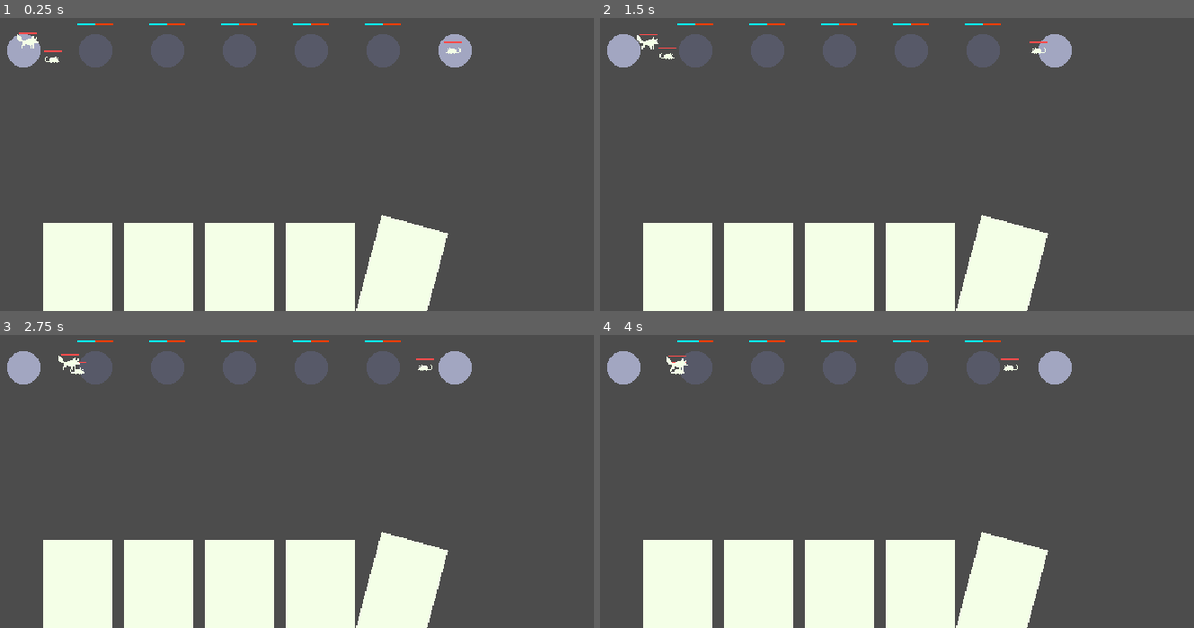
Above: before the commit, frames 1-4 (two rows, left to right).
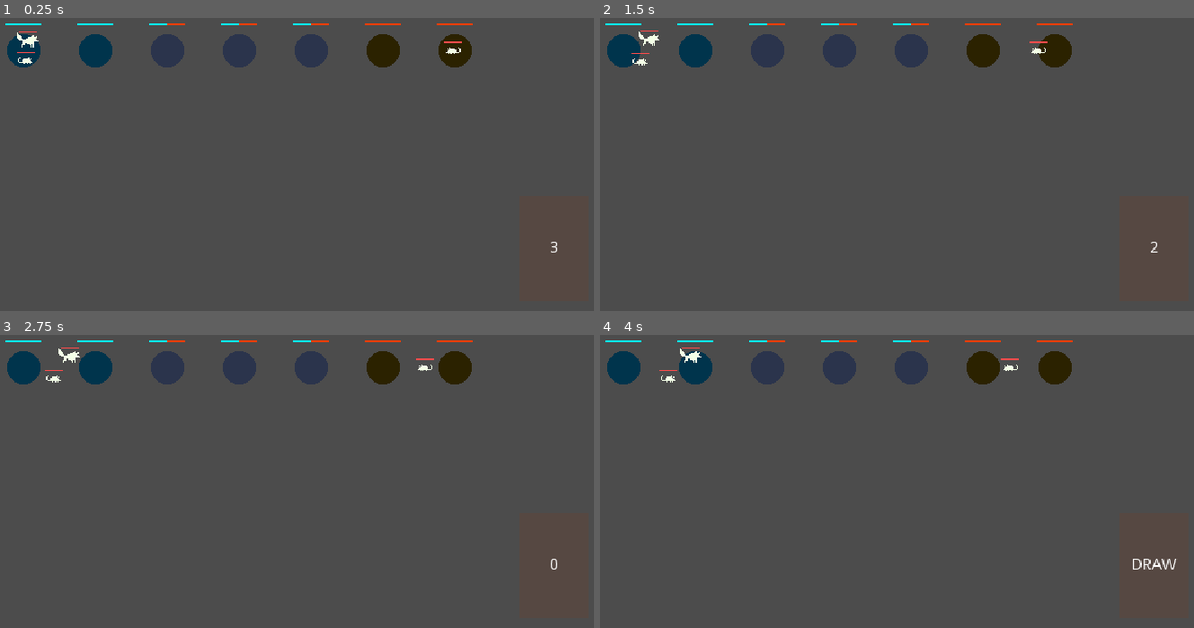
Above: after the commit, the same moments.

Repository: uheartbeast/The-Golden-Egg
Game: Godot game, scene res://Battle.tscn
The game is run twice, just before and just after one commit, with the same random seed, the same clock (stepped at 60 frames per second) and the same inputs.
Inputs (mouse positions are in pixels of both pictures, inside the frame that each line leads up to):
- Up to frame 1 (0.25 s): no input
- Up to frame 2 (1.5 s): move the mouse to (997, 88) at 0.52 s; press the mouse at (997, 88) at 0.53 s; move the mouse to (695, 129) at 1.27 s; release the mouse at (695, 129) at 1.28 s; click (695, 129) at 1.35 s
- Up to frame 3 (2.75 s): move the mouse to (308, 337) at 2.02 s; press the mouse at (308, 337) at 2.03 s
- Up to frame 4 (4 s): move the mouse to (801, 507) at 2.77 s; release the mouse at (801, 507) at 2.78 s; click (801, 507) at 2.85 s; move the mouse to (1057, 487) at 3.52 s; press the mouse at (1057, 487) at 3.53 s

The runs differ from the first frame. In frame 1, 21% of the frame differs, in the area x 0-94%, y 1-100%; in frame 2, 21%; in frame 3, 21%; in frame 4, 21%, in the area x 0-98%, y 1-100%.

Commit message:
Added the ability to draw cards and a simple victory screen

Diff:
--- /dev/null
+++ b/Battle.gd
@@ -0,0 +1,35 @@
+extends YSort
+
+const Rat = preload("res://Creatures/Creature.tscn")
+
+onready var playerBase: = $Base
+onready var enemyBase: = $Base2
+onready var baseOutline: = $Base/BaseOutline
+
+func _physics_process(delta):
+	baseOutline.visible = (ReferenceStash.selectedCard is Card)
+
+func create_creature(Creature, alliance, stats):
+	var base = playerBase
+	if alliance == Unit.ALLIANCE.FOE: base = enemyBase
+	if not base: return null
+	var creature = Creature.instance()
+	creature.alliance = alliance
+	creature.stats = stats.duplicate()
+	add_child(creature)
+	creature.global_position = base.global_position + Vector2(rand_range(-2, 2), rand_range(-2, 2))
+	return creature
+
+func _on_EnemyTimer_timeout():
+	create_creature(Rat, Unit.ALLIANCE.FOE, load("res://Creatures/RatStats.tres"))
+
+func _on_Base_input_event(viewport, event, shape_idx):
+	if event.is_action_pressed("mouse_left"):
+		var card = ReferenceStash.selectedCard
+		if card is Card:
+			var unit = create_creature(Rat, Unit.ALLIANCE.FRIEND, card.creatureStats.duplicate())
+			card.queue_free()
+			ReferenceStash.selectedCard = null
+
+func _on_Base2_tree_exited():
+	get_tree().change_scene("res://Screens/VictoryScreen.tscn")
--- a/Battle.tscn
+++ b/Battle.tscn
@@ -1,59 +1,55 @@
-[gd_scene load_steps=6 format=2]
+[gd_scene load_steps=10 format=2]
 
-[ext_resource path="res://Battle/Base.png" type="Texture" id=1]
+[ext_resource path="res://Battle/Base.tscn" type="PackedScene" id=1]
 [ext_resource path="res://Battle/Tower.tscn" type="PackedScene" id=2]
-[ext_resource path="res://Battle/Card.png" type="Texture" id=3]
+[ext_resource path="res://CardStack.tscn" type="PackedScene" id=3]
 [ext_resource path="res://Creatures/Creature.tscn" type="PackedScene" id=4]
 [ext_resource path="res://Creatures/WolfStats.tres" type="Resource" id=5]
+[ext_resource path="res://Battle.gd" type="Script" id=6]
+[ext_resource path="res://Hand.tscn" type="PackedScene" id=7]
+[ext_resource path="res://CreatureDeck.tres" type="Resource" id=8]
+[ext_resource path="res://Battle/BaseOutline.png" type="Texture" id=9]
 
-[node name="Battle" type="Node2D"]
+[node name="Battle" type="YSort"]
+script = ExtResource( 6 )
 
-[node name="Base" type="Sprite" parent="."]
+[node name="Base" parent="." instance=ExtResource( 1 )]
 position = Vector2( 128, 128 )
-texture = ExtResource( 1 )
+collision_mask = 0
+alliance = 0
 
-[node name="Base2" type="Sprite" parent="."]
-position = Vector2( 512, 128 )
-texture = ExtResource( 1 )
+[node name="BaseOutline" type="Sprite" parent="Base"]
+texture = ExtResource( 9 )
 
 [node name="Tower" parent="." instance=ExtResource( 2 )]
 position = Vector2( 192, 128 )
+collision_layer = 2
+alliance = 0
 
 [node name="Tower2" parent="." instance=ExtResource( 2 )]
 position = Vector2( 256, 128 )
+collision_layer = 2
 
 [node name="Tower3" parent="." instance=ExtResource( 2 )]
 position = Vector2( 320, 128 )
+collision_layer = 2
 
 [node name="Tower4" parent="." instance=ExtResource( 2 )]
 position = Vector2( 384, 128 )
+collision_layer = 2
 
 [node name="Tower5" parent="." instance=ExtResource( 2 )]
 position = Vector2( 448, 128 )
+collision_layer = 2
+alliance = 2
 
-[node name="Card" type="Sprite" parent="."]
-position = Vector2( 176, 328 )
-texture = ExtResource( 3 )
-
-[node name="Card2" type="Sprite" parent="."]
-position = Vector2( 248, 328 )
-texture = ExtResource( 3 )
-
-[node name="Card3" type="Sprite" parent="."]
-position = Vector2( 320, 328 )
-texture = ExtResource( 3 )
-
-[node name="Card4" type="Sprite" parent="."]
-position = Vector2( 392, 328 )
-texture = ExtResource( 3 )
-
-[node name="Card5" type="Sprite" parent="."]
-position = Vector2( 464, 328 )
-rotation = 0.261799
-texture = ExtResource( 3 )
+[node name="Base2" parent="." instance=ExtResource( 1 )]
+position = Vector2( 512, 128 )
+collision_mask = 0
+alliance = 2
 
 [node name="Creature" parent="." instance=ExtResource( 4 )]
-position = Vector2( 152, 136 )
+position = Vector2( 128, 136 )
 
 [node name="Creature2" parent="." instance=ExtResource( 4 )]
 position = Vector2( 512, 128 )
@@ -62,3 +58,28 @@
 [node name="Creature3" parent="." instance=ExtResource( 4 )]
 position = Vector2( 128, 120 )
 stats = ExtResource( 5 )
+
+[node name="Cards" type="Node" parent="."]
+
+[node name="Hand" parent="Cards" instance=ExtResource( 7 )]
+margin_left = -112.0
+margin_top = -88.0
+margin_right = 112.0
+margin_bottom = 8.0
+grow_horizontal = 2
+mouse_filter = 2
+
+[node name="CardStack" parent="Cards" instance=ExtResource( 3 )]
+margin_left = 568.0
+margin_top = 256.0
+margin_right = 632.0
+margin_bottom = 352.0
+deck = ExtResource( 8 )
+
+[node name="EnemyTimer" type="Timer" parent="."]
+wait_time = 10.0
+autostart = true
+
+[connection signal="input_event" from="Base" to="." method="_on_Base_input_event"]
+[connection signal="tree_exited" from="Base2" to="." method="_on_Base2_tree_exited"]
+[connection signal="timeout" from="EnemyTimer" to="." method="_on_EnemyTimer_timeout"]
--- /dev/null
+++ b/Battle/Base.gd
@@ -0,0 +1,12 @@
+extends Tower
+class_name Base
+
+var starting_alliance
+
+func set_alliance(value):
+	.set_alliance(value)
+	if starting_alliance and starting_alliance != alliance:
+		queue_free()
+
+func _ready():
+	starting_alliance = alliance
--- /dev/null
+++ b/Battle/Base.tscn
@@ -0,0 +1,8 @@
+[gd_scene load_steps=3 format=2]
+
+[ext_resource path="res://Battle/Tower.tscn" type="PackedScene" id=1]
+[ext_resource path="res://Battle/Base.gd" type="Script" id=2]
+
+[node name="Base" instance=ExtResource( 1 )]
+collision_layer = 2
+script = ExtResource( 2 )
--- /dev/null
+++ b/Battle/SpeedBuff.gd
@@ -0,0 +1,7 @@
+extends Area2D
+
+func _on_SpeedBuff_area_entered(area):
+	if not owner is Tower: return
+
+func _on_SpeedBuff_area_exited(area):
+	if not owner is Tower: return
--- /dev/null
+++ b/Battle/SpeedBuff.tscn
@@ -0,0 +1,17 @@
+[gd_scene load_steps=3 format=2]
+
+[ext_resource path="res://Battle/SpeedBuff.gd" type="Script" id=1]
+
+[sub_resource type="CircleShape2D" id=1]
+radius = 32.0
+
+[node name="SpeedBuff" type="Area2D"]
+collision_layer = 0
+collision_mask = 0
+script = ExtResource( 1 )
+
+[node name="CollisionShape2D" type="CollisionShape2D" parent="."]
+shape = SubResource( 1 )
+
+[connection signal="area_entered" from="." to="." method="_on_SpeedBuff_area_entered"]
+[connection signal="area_exited" from="." to="." method="_on_SpeedBuff_area_exited"]
--- a/Battle/Tower.gd
+++ b/Battle/Tower.gd
@@ -5,7 +5,8 @@
 
 var alliance_meter = MAX_ALLIANCE_METER/2 setget set_alliance_meter
 
-onready var progressBar = $ProgressBar
+onready var progressBar: = $ProgressBar
+onready var sprite: = $Sprite
 
 func set_alliance_meter(value):
 	alliance_meter = clamp(value, 0, MAX_ALLIANCE_METER)
@@ -13,11 +14,27 @@
 	if progressBar:
 		progressBar.value = alliance_meter
 	if alliance_meter >= MAX_ALLIANCE_METER:
-		alliance = ALLIANCE.FRIEND
-		self.modulate = Color.aqua
+		self.alliance = ALLIANCE.FRIEND
 	if alliance_meter <= 0:
-		alliance = ALLIANCE.FOE
-		self.modulate = Color.orange
+		self.alliance = ALLIANCE.FOE
+
+func set_alliance(value):
+	alliance = value
+	var progressBar = find_node("ProgressBar")
+	if not progressBar: return
+	var sprite = find_node("Sprite")
+	match alliance:
+		ALLIANCE.FRIEND:
+			sprite.self_modulate = Color.aqua
+			progressBar.value = MAX_ALLIANCE_METER
+
+		ALLIANCE.NEUTRAL:
+			sprite.self_modulate = Color.gray
+			progressBar.value = MAX_ALLIANCE_METER/2
+
+		ALLIANCE.FOE:
+			sprite.self_modulate = Color.orange
+			progressBar.value = 0
 
 func _ready():
 	progressBar.max_value = MAX_ALLIANCE_METER
--- a/Battle/Tower.tscn
+++ b/Battle/Tower.tscn
@@ -1,8 +1,9 @@
-[gd_scene load_steps=6 format=2]
+[gd_scene load_steps=7 format=2]
 
 [ext_resource path="res://Unit.tscn" type="PackedScene" id=1]
 [ext_resource path="res://Battle/Base.png" type="Texture" id=2]
 [ext_resource path="res://Battle/Tower.gd" type="Script" id=3]
+[ext_resource path="res://Battle/SpeedBuff.tscn" type="PackedScene" id=4]
 
 [sub_resource type="StyleBoxFlat" id=1]
 bg_color = Color( 0.0313726, 0.980392, 1, 1 )
@@ -11,10 +12,10 @@
 bg_color = Color( 1, 0.243137, 0, 1 )
 
 [node name="Tower" instance=ExtResource( 1 )]
+z_index = -10
 script = ExtResource( 3 )
 
 [node name="Sprite" parent="." index="0"]
-modulate = Color( 0.537255, 0.537255, 0.537255, 1 )
 texture = ExtResource( 2 )
 
 [node name="ProgressBar" type="ProgressBar" parent="." index="2"]
@@ -27,3 +28,5 @@
 max_value = 1000.0
 value = 500.0
 percent_visible = false
+
+[node name="SpeedBuff" parent="." index="3" instance=ExtResource( 4 )]
--- /dev/null
+++ b/CardStack.gd
@@ -0,0 +1,30 @@
+extends TextureRect
+
+export(Resource) var deck
+
+onready var timer: = $Timer
+onready var label: = $Label
+
+func _physics_process(delta):
+	if timer.time_left > 0:
+		label.text = str(round(timer.time_left))
+	else:
+		label.text = "DRAW"
+
+func empty() -> bool:
+	return deck.empty()
+
+func draw_card() -> PackedScene:
+	var card = deck.draw_card()
+	if empty(): hide()
+	else: show()
+	return card
+
+func _on_CardStack_gui_input(event):
+	if timer.time_left > 0: return
+	if event.is_action_pressed("mouse_left"):
+		ReferenceStash.hand.add_card(draw_card())
+		timer.start()
+
+func _on_Timer_timeout():
+	pass # Replace with function body.
--- /dev/null
+++ b/CardStack.tscn
@@ -0,0 +1,26 @@
+[gd_scene load_steps=3 format=2]
+
+[ext_resource path="res://CardStack.gd" type="Script" id=1]
+[ext_resource path="res://Cards/Card.png" type="Texture" id=2]
+
+[node name="CardStack" type="TextureRect"]
+self_modulate = Color( 0.352941, 0.286275, 0.286275, 1 )
+margin_right = 64.0
+margin_bottom = 96.0
+texture = ExtResource( 2 )
+script = ExtResource( 1 )
+
+[node name="Timer" type="Timer" parent="."]
+wait_time = 3.0
+one_shot = true
+autostart = true
+
+[node name="Label" type="Label" parent="."]
+margin_right = 64.0
+margin_bottom = 96.0
+text = "DRAW"
+align = 1
+valign = 1
+
+[connection signal="gui_input" from="." to="." method="_on_CardStack_gui_input"]
+[connection signal="timeout" from="Timer" to="." method="_on_Timer_timeout"]
--- /dev/null
+++ b/Cards/Card.gd
@@ -0,0 +1,32 @@
+tool
+extends Control
+class_name Card
+
+export(Resource) var creatureStats setget set_createrStats
+
+var hover = false setget set_hover
+
+onready var cardImage: = $CardImage
+onready var icon: = $CardImage/CenterContainer/Icon
+
+func set_createrStats(value):
+	creatureStats = value
+	if creatureStats is CreatureStats:
+		var icon = find_node("Icon")
+		if icon: icon.texture = creatureStats.sprite
+
+func set_hover(value):
+	hover = value
+	if hover: cardImage.self_modulate = Color.darkgray
+	else: cardImage.self_modulate = Color.black
+
+func _on_Card_gui_input(event):
+	if event.is_action_pressed("mouse_left"):
+		ReferenceStash.selectedCard = self
+		self.hover = true
+
+func _on_Card_mouse_entered():
+	cardImage.rect_position.y = -16
+
+func _on_Card_mouse_exited():
+	cardImage.rect_position.y = 0
--- /dev/null
+++ b/Cards/Card.tscn
@@ -0,0 +1,34 @@
+[gd_scene load_steps=5 format=2]
+
+[ext_resource path="res://Cards/Card.png" type="Texture" id=1]
+[ext_resource path="res://Cards/Card.gd" type="Script" id=2]
+[ext_resource path="res://Creatures/RatStats.tres" type="Resource" id=3]
+[ext_resource path="res://Creatures/Rat.png" type="Texture" id=4]
+
+[node name="Card" type="MarginContainer"]
+script = ExtResource( 2 )
+creatureStats = ExtResource( 3 )
+
+[node name="CardImage" type="TextureRect" parent="."]
+self_modulate = Color( 0, 0, 0, 1 )
+margin_right = 64.0
+margin_bottom = 96.0
+mouse_filter = 2
+texture = ExtResource( 1 )
+
+[node name="CenterContainer" type="CenterContainer" parent="CardImage"]
+anchor_right = 1.0
+anchor_bottom = 1.0
+mouse_filter = 2
+
+[node name="Icon" type="TextureRect" parent="CardImage/CenterContainer"]
+margin_left = 24.0
+margin_top = 40.0
+margin_right = 40.0
+margin_bottom = 56.0
+mouse_filter = 2
+texture = ExtResource( 4 )
+
+[connection signal="gui_input" from="." to="." method="_on_Card_gui_input"]
+[connection signal="mouse_entered" from="." to="." method="_on_Card_mouse_entered"]
+[connection signal="mouse_exited" from="." to="." method="_on_Card_mouse_exited"]
--- /dev/null
+++ b/CreatureDeck.tres
@@ -0,0 +1,9 @@
+[gd_resource type="Resource" load_steps=4 format=2]
+
+[ext_resource path="res://Deck.gd" type="Script" id=1]
+[ext_resource path="res://Creatures/WolfStats.tres" type="Resource" id=2]
+[ext_resource path="res://Creatures/RatStats.tres" type="Resource" id=3]
+
+[resource]
+script = ExtResource( 1 )
+cards = [ ExtResource( 2 ), ExtResource( 3 ), ExtResource( 3 ), ExtResource( 3 ), ExtResource( 3 ) ]
--- a/Creatures/Creature.gd
+++ b/Creatures/Creature.gd
@@ -12,7 +12,7 @@
 func set_alliance(value):
 	alliance = value
 	match alliance:
-		ALLIANCE.FRIEND: update_direction_facing(1)
+		ALLIANCE.FRIEND:update_direction_facing(1)
 		ALLIANCE.FOE: update_direction_facing(-1)
 
 func set_stats(value):
--- a/Creatures/Creature.tscn
+++ b/Creatures/Creature.tscn
@@ -1,10 +1,11 @@
-[gd_scene load_steps=7 format=2]
+[gd_scene load_steps=8 format=2]
 
 [ext_resource path="res://Unit.tscn" type="PackedScene" id=1]
 [ext_resource path="res://Creatures/Creature.gd" type="Script" id=2]
 [ext_resource path="res://Creatures/RatStats.tres" type="Resource" id=3]
 [ext_resource path="res://HealthBar.tscn" type="PackedScene" id=4]
 [ext_resource path="res://Creatures/Rat.png" type="Texture" id=5]
+[ext_resource path="res://Creatures/SoftCollision.tscn" type="PackedScene" id=6]
 
 [sub_resource type="CircleShape2D" id=1]
 radius = 32.0
@@ -35,5 +36,8 @@
 margin_right = 8.0
 margin_bottom = -7.0
 
+[node name="SoftCollision" parent="." index="6" instance=ExtResource( 6 )]
+visible = false
+
 [connection signal="area_entered" from="TargetFinder" to="." method="_on_TargetFinder_area_entered"]
 [connection signal="area_exited" from="TargetFinder" to="." method="_on_TargetFinder_area_exited"]
--- /dev/null
+++ b/Creatures/SoftCollision.gd
@@ -0,0 +1,15 @@
+extends Area2D
+
+func get_collision():
+	var areas = get_overlapping_areas()
+	if areas.empty(): return null
+	else: return areas.front()
+
+func _physics_process(delta):
+	var collision = get_collision()
+	if not collision: return
+	if not owner is Node2D: return
+
+	var direction = collision.global_position.direction_to(owner.global_position)
+	owner.translate(direction * delta * 4)
+	collision.translate(-direction * delta * 4)
--- /dev/null
+++ b/Creatures/SoftCollision.tscn
@@ -0,0 +1,14 @@
+[gd_scene load_steps=3 format=2]
+
+[ext_resource path="res://Creatures/SoftCollision.gd" type="Script" id=1]
+
+[sub_resource type="CircleShape2D" id=1]
+radius = 4.0
+
+[node name="SoftCollision" type="Area2D"]
+collision_layer = 0
+collision_mask = 8
+script = ExtResource( 1 )
+
+[node name="CollisionShape2D" type="CollisionShape2D" parent="."]
+shape = SubResource( 1 )
--- /dev/null
+++ b/Deck.gd
@@ -0,0 +1,13 @@
+extends Resource
+class_name Deck
+
+export(Array, Resource) var cards = []
+
+func empty() -> bool:
+	return cards.empty()
+
+func draw_card() -> PackedScene:
+	return cards.pop_front()
+
+func shuffle():
+	cards.shuffle()
--- /dev/null
+++ b/Hand.gd
@@ -0,0 +1,18 @@
+extends HBoxContainer
+
+const Card = preload("res://Cards/Card.tscn")
+
+signal empty()
+
+func _ready():
+	ReferenceStash.hand = self
+
+func remove_child(node) -> void:
+	.remove_child(node)
+	if get_child_count() == 0:
+		emit_signal("empty")
+
+func add_card(creatureStats):
+	var card = Card.instance()
+	card.creatureStats = creatureStats.duplicate()
+	add_child(card)
--- /dev/null
+++ b/Hand.tscn
@@ -0,0 +1,15 @@
+[gd_scene load_steps=2 format=2]
+
+[ext_resource path="res://Hand.gd" type="Script" id=1]
+
+[node name="Hand" type="HBoxContainer"]
+anchor_left = 0.5
+anchor_top = 1.0
+anchor_right = 0.5
+anchor_bottom = 1.0
+margin_left = -24.0
+margin_top = -40.0
+margin_right = 24.0
+custom_constants/separation = 16
+alignment = 1
+script = ExtResource( 1 )
--- /dev/null
+++ b/ReferenceStash.gd
@@ -0,0 +1,4 @@
+extends Node
+
+var selectedCard
+var hand
--- /dev/null
+++ b/Screens/VictoryScreen.tscn
@@ -0,0 +1,12 @@
+[gd_scene format=2]
+
+[node name="VictoryScreen" type="CenterContainer"]
+anchor_right = 1.0
+anchor_bottom = 1.0
+
+[node name="Label" type="Label" parent="."]
+margin_left = 284.0
+margin_top = 173.0
+margin_right = 356.0
+margin_bottom = 187.0
+text = "YOU WIN!!!"
--- a/Unit.tscn
+++ b/Unit.tscn
@@ -6,7 +6,7 @@
 radius = 16.0
 
 [node name="Unit" type="Area2D"]
-collision_layer = 2
+collision_layer = 10
 collision_mask = 0
 script = ExtResource( 2 )
 
--- a/project.godot
+++ b/project.godot
@@ -9,6 +9,16 @@
 config_version=4
 
 _global_script_classes=[ {
+"base": "Tower",
+"class": "Base",
+"language": "GDScript",
+"path": "res://Battle/Base.gd"
+}, {
+"base": "Control",
+"class": "Card",
+"language": "GDScript",
+"path": "res://Cards/Card.gd"
+}, {
 "base": "Node",
 "class": "Command",
 "language": "GDScript",
@@ -23,6 +33,11 @@
 "class": "CreatureStats",
 "language": "GDScript",
 "path": "res://Creatures/CreatureStats.gd"
+}, {
+"base": "Resource",
+"class": "Deck",
+"language": "GDScript",
+"path": "res://Deck.gd"
 }, {
 "base": "Resource",
 "class": "Stats",
@@ -40,9 +55,12 @@
 "path": "res://Unit.gd"
 } ]
 _global_script_class_icons={
+"Base": "",
+"Card": "",
 "Command": "",
 "Creature": "",
 "CreatureStats": "",
+"Deck": "",
 "Stats": "",
 "Tower": "",
 "Unit": ""
@@ -53,6 +71,10 @@
 config/name="Lane Deckbuilder"
 run/main_scene="res://Battle.tscn"
 config/icon="res://icon.png"
+
+[autoload]
+
+ReferenceStash="*res://ReferenceStash.gd"
 
 [display]
 
@@ -87,11 +109,26 @@
 "svg/scale": 1.0
 }
 
+[input]
+
+mouse_left={
+"deadzone": 0.5,
+"events": [ Object(InputEventMouseButton,"resource_local_to_scene":false,"resource_name":"","device":0,"alt":false,"shift":false,"control":false,"meta":false,"command":false,"button_mask":0,"position":Vector2( 0, 0 ),"global_position":Vector2( 0, 0 ),"factor":1.0,"button_index":1,"pressed":false,"doubleclick":false,"script":null)
+ ]
+}
+mouse_right={
+"deadzone": 0.5,
+"events": [  ]
+}
+
 [layer_names]
 
 2d_physics/layer_1="World"
 2d_physics/layer_2="Hurtbox"
 2d_physics/layer_3="Hitbox"
+2d_physics/layer_4="Creature"
+2d_physics/layer_5="FRIEND_BUFF"
+2d_physics/layer_6="FOE_BUFF"
 
 [physics]
 
Binary file changed: Battle/Base.png
Binary file added: Battle/BaseOutline.png
Not shown, added: Battle/BaseOutline.png.import
Renamed: Battle/Card.png -> Cards/Card.png
Not shown, changed: Cards/Card.png.import
